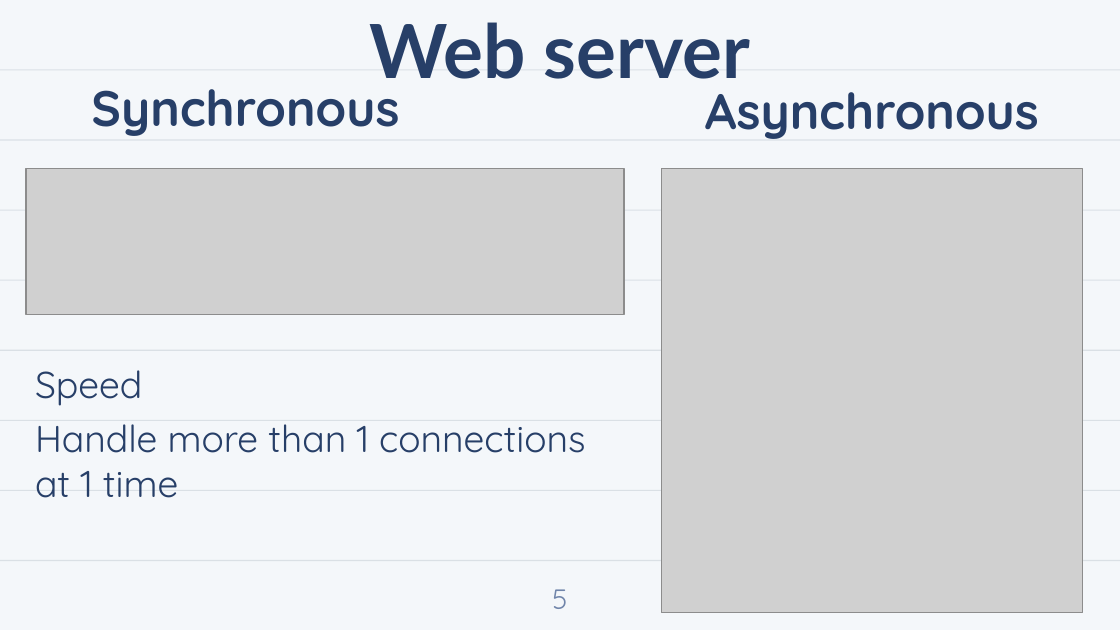
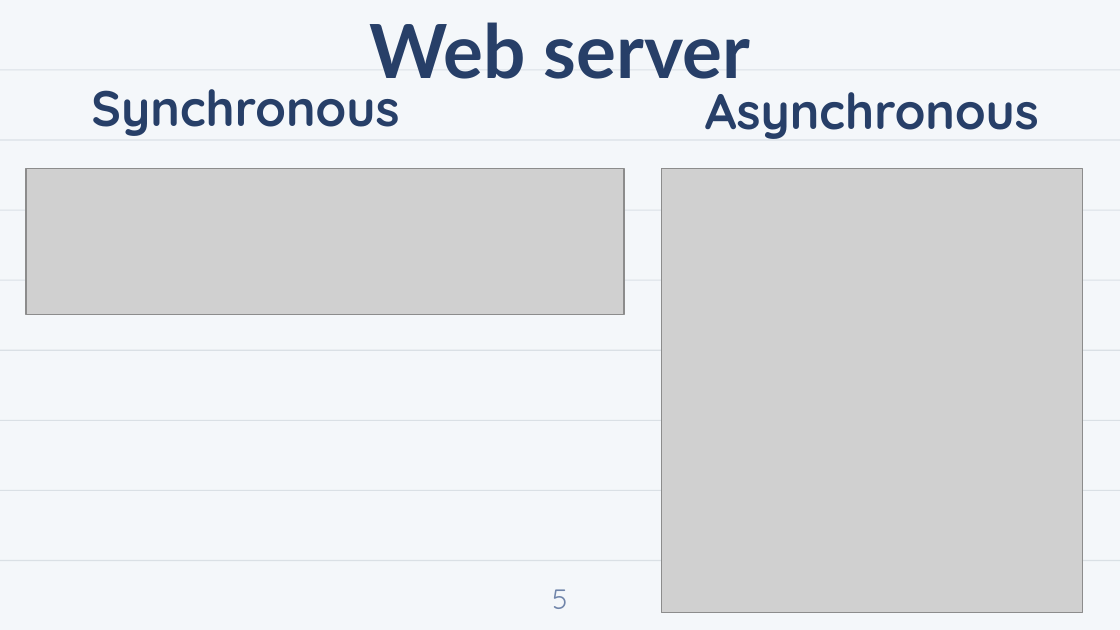
Before and after one commit to giabuynh/AirMeasurement, a slide deck: slide 5 of report/AirMeasurement.pptx. Drawn at 1120x630 pixels with LibreOffice and Linux fonts; fonts in the diff are those of the drawing; grey boxes stand for pictures; background and template pictures are left out. Boxes give left, top, right and bottom in pixels: in the first picture for what was removed or moved away, otherwise in the second. Text is boxed around its words. In the diff, an @@ line names an element or a change of style, - is before the commit and + after.

```diff
--- a/report/AirMeasurement.pptx
+++ b/report/AirMeasurement.pptx
@@ text removed at (35,370,585,498) @@
-Speed
-Handle more than 1 connections at 1 time
```
Also in this commit, not shown: 4 other slides changed, 3 slides removed, 4 other files.
